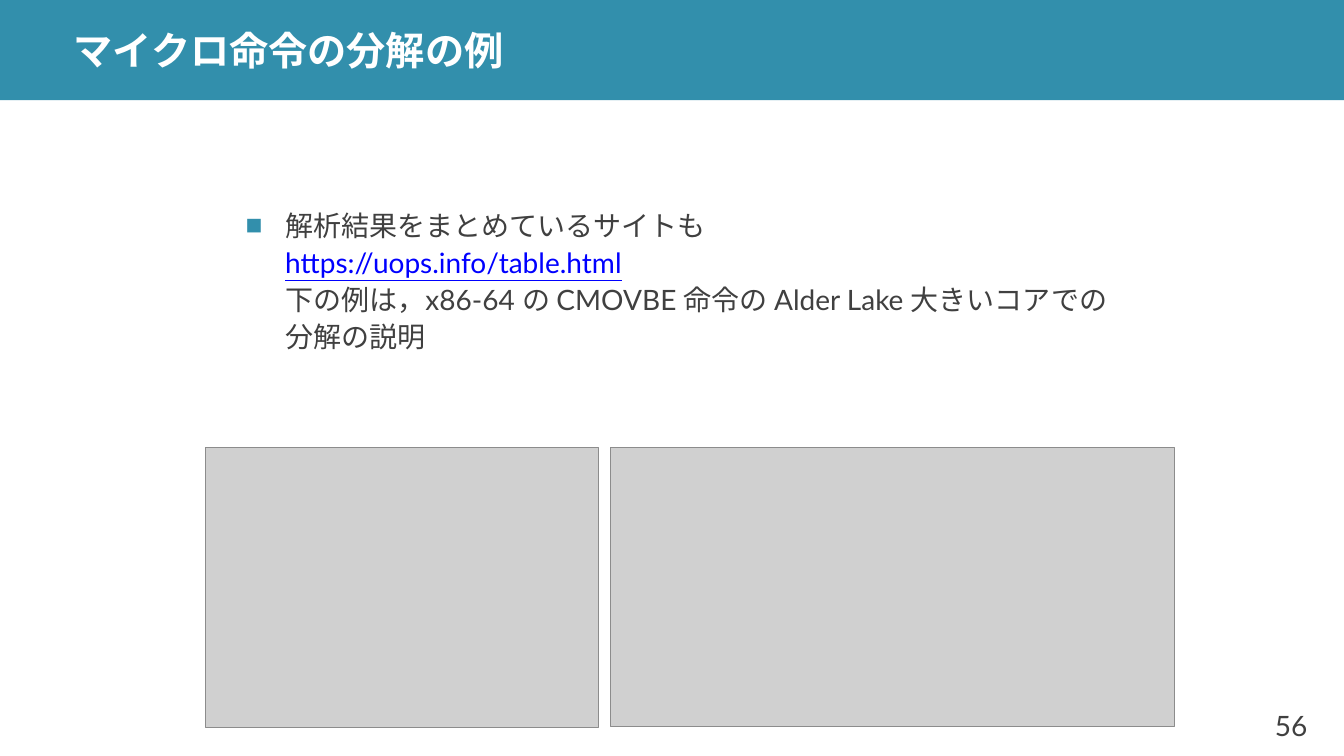
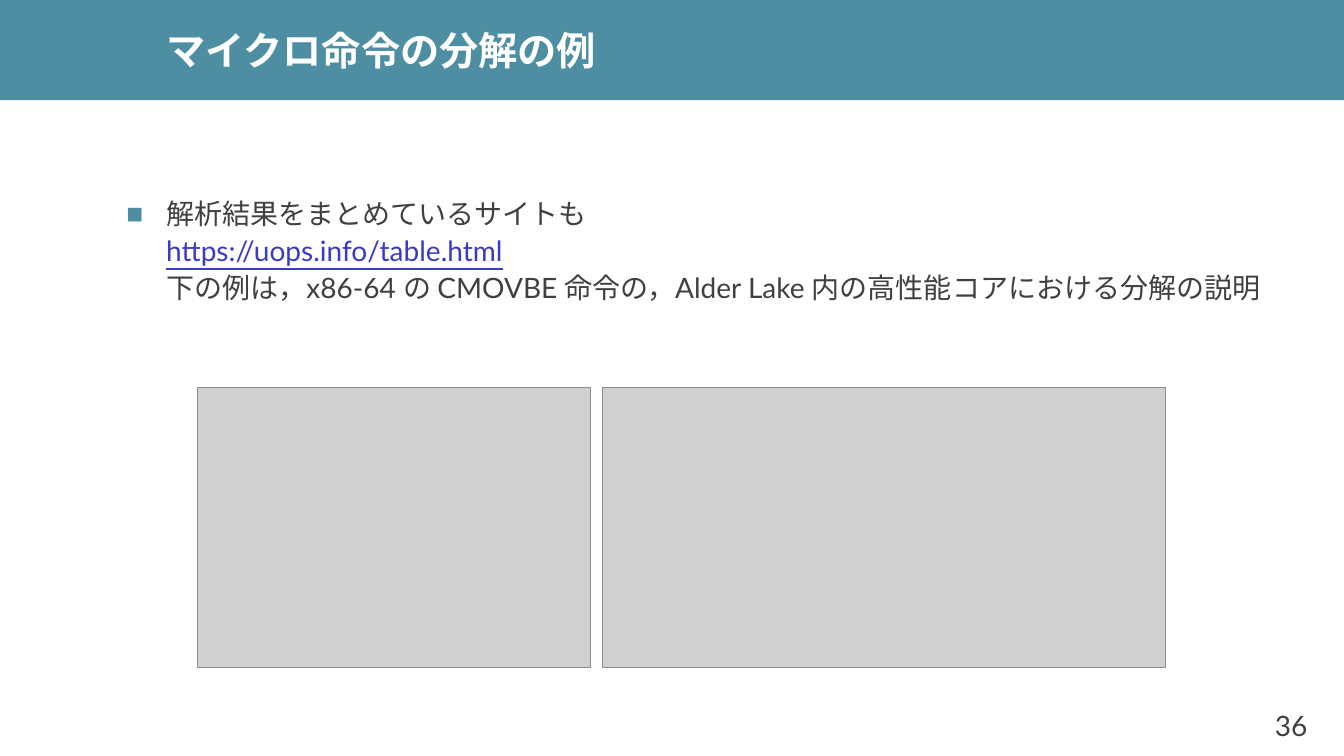
Before and after one commit to shioyadan/advanced-computer-organization, a slide deck: slide 36 of aco-shioya-04.pptx (slide 56 before the commit). Drawn at 1344x756 pixels with LibreOffice and Linux fonts; fonts in the diff are those of the drawing; grey boxes stand for pictures. Boxes give left, top, right and bottom in pixels: in the first picture for what was removed or moved away, otherwise in the second. Text is boxed around its words. In the diff, an @@ line names an element or a change of style, - is before the commit and + after.

```diff
--- a/aco-shioya-04.pptx
+++ b/aco-shioya-04.pptx
@@ rectangle at bbox=[0, 0, 1344, 100]: fill #328FAC to #4E8EA2 @@
@@ title "マイクロ命令の分解の例": place and size @@
-title "マイクロ命令の分解の例" at bbox=[74, 31, 504, 69]
+title "マイクロ命令の分解の例" at bbox=[166, 31, 596, 69]
@@ text at bbox=[166, 200, 1261, 301]: text changed @@
-■ 解析結果をまとめているサイトも
-  https://uops.info/table.html
-  下の例は，x86-64 の CMOVBE 命令の Alder Lake 大きいコアでの
-  分解の説明
+■ 解析結果をまとめているサイトも
+  https://uops.info/table.html
+  下の例は，x86-64 の CMOVBE 命令の，Alder Lake 内の高性能コアにおける分解の説明
@@ picture: place and size @@
-picture at bbox=[206, 448, 599, 728]
+picture at bbox=[198, 388, 591, 668]
@@ picture: place and size @@
-picture at bbox=[611, 448, 1175, 727]
+picture at bbox=[603, 388, 1167, 667]
@@ page number at bbox=[1275, 715, 1308, 736]: text changed @@
-56
+36
```
Also in this commit, not shown: 46 other slides changed, 60 slides added, 44 slides removed, 2 other files.
